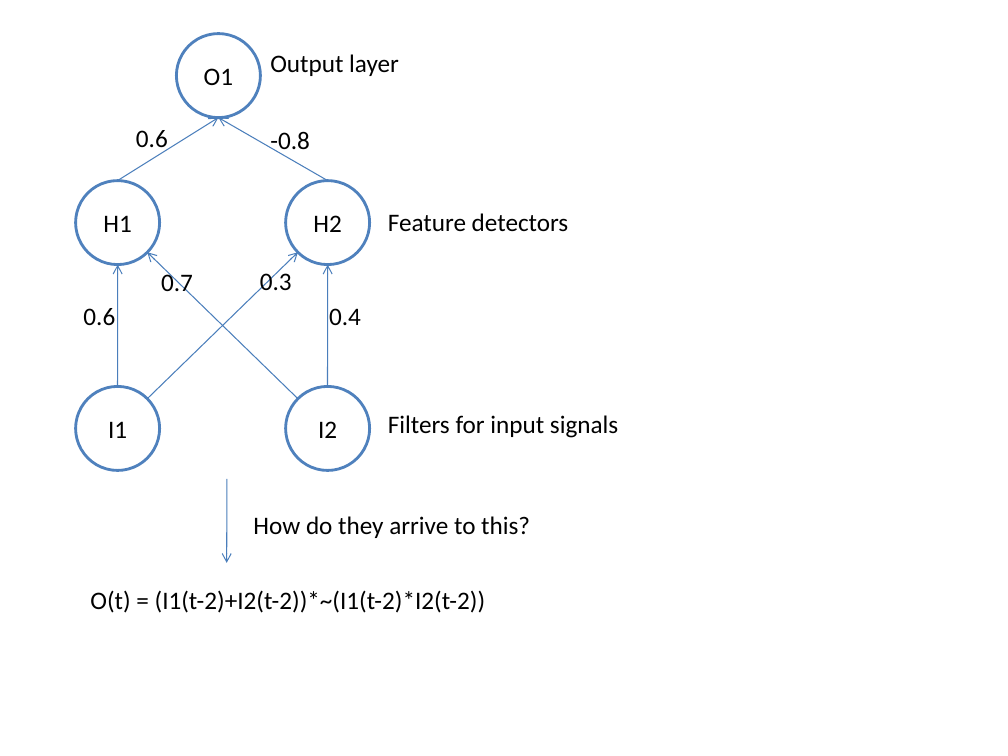
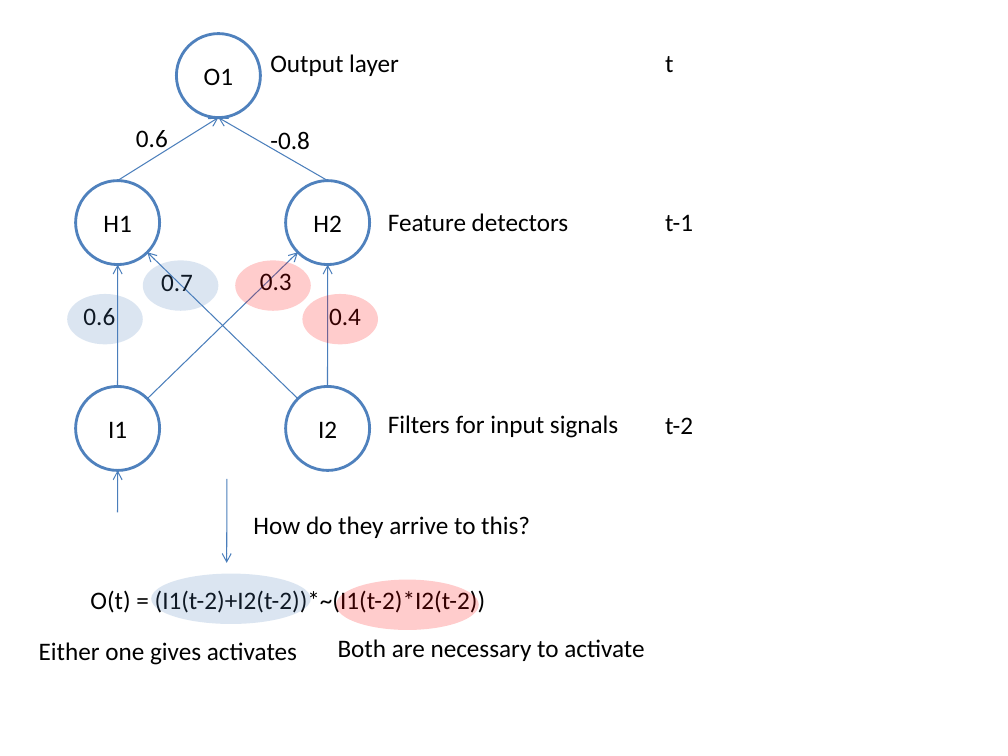
Before and after one commit to edvelezg/unb-nn, a slide deck: slide 16 of Neural Networks.pptx (slide 15 before the commit). Drawn at 1008x756 pixels with LibreOffice and Linux fonts; fonts in the diff are those of the drawing. Boxes give left, top, right and bottom in pixels: in the first picture for what was removed or moved away, otherwise in the second. Text is boxed around its words. In the diff, an @@ line names an element or a change of style, - is before the commit and + after.

```diff
--- a/Neural Networks.pptx
+++ b/Neural Networks.pptx
@@ text added at [665,56,673,72], 18 pt, text #000000 @@
+t
@@ text added at [665,214,693,231], 18 pt, text #000000 @@
+t-1
@@ text added at [665,417,693,434], 18 pt, text #000000 @@
+t-2
@@ arrow added from (118, 512) to (118, 471), #4B7EBC 0.75 pt @@
@@ group added at [39,260,310,665]: 3 ellipses, 1 text @@
+Either one gives activates
@@ group added at [235,260,644,661]: 3 ellipses, 1 text @@
+Both are necessary to activate
```
Also in this commit, not shown: 7 other slides changed, 3 slides added, 1 slide removed.
